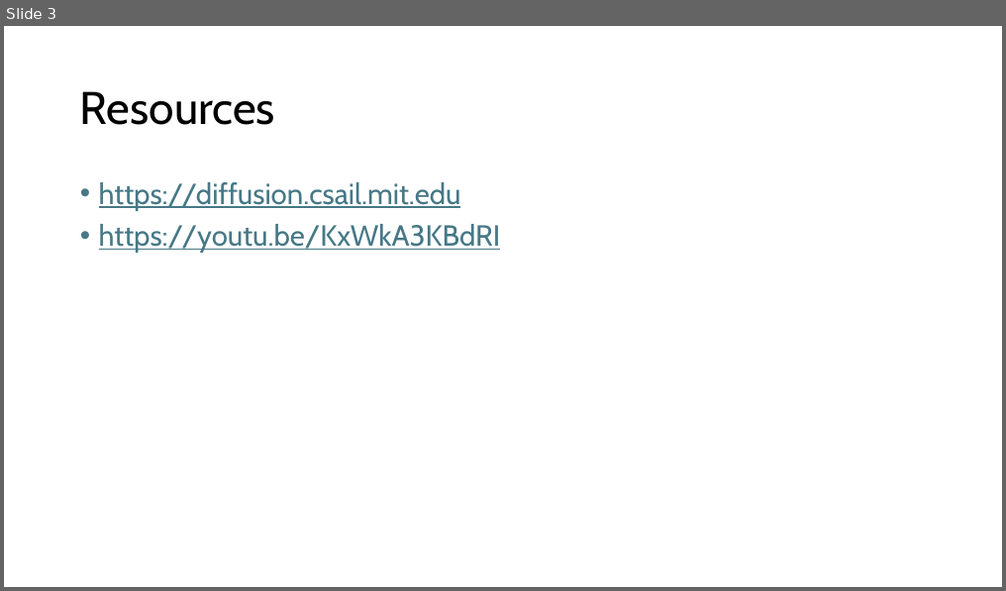
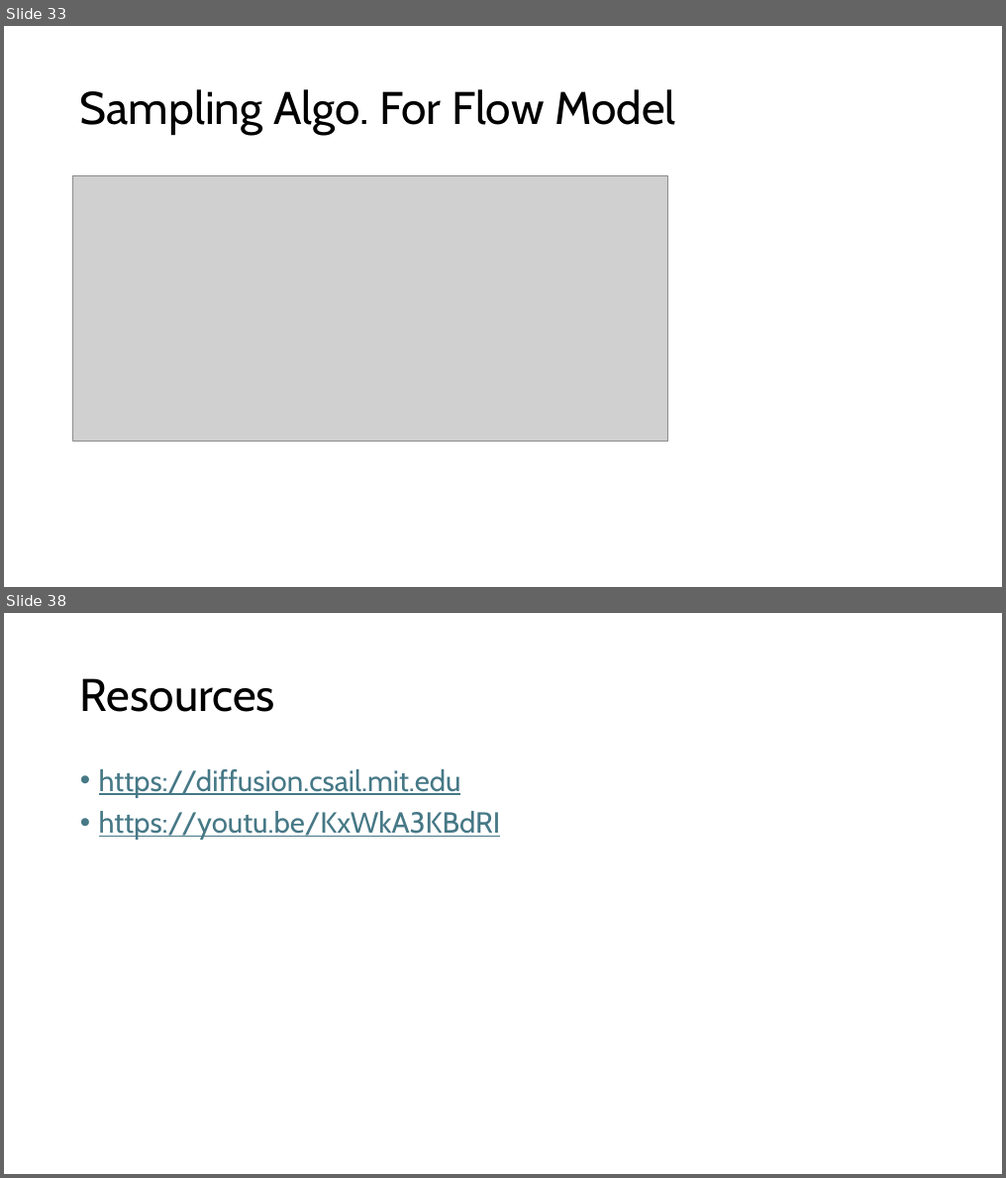
Before and after one commit to SOKOUDJOU-LEOPOLD/Learning-Flow-Matching, a slide deck: Flow Matching.pptx. Shown one above the other, each under a label of ours: slide 3 before the commit, slides 33 and 38 after it; the slides between them are not shown. The pictures are 1006x591 and 1006x1178 pixels, drawn with LibreOffice and Linux fonts; fonts in the diff are those of the drawing; grey boxes stand for pictures. Boxes give left, top, right and bottom in pixels: in the first picture for what was removed or moved away, otherwise in the second. Text is boxed around its words. In the diff, an @@ line names an element or a change of style, - is before the commit and + after.

```diff
--- a/Flow Matching.pptx
+++ b/Flow Matching.pptx
@@ slide 33 added at [4, 26, 1002, 587], background #FFFFFF @@
@@ title added at [80, 89, 676, 135], 44 pt, text #000000 @@
+Sampling Algo. For Flow Model
@@ picture added at [73, 175, 668, 442] @@
@@ what was slide 3 is now slide 38 @@
```
Also in this commit, not shown: 1 slide changed, 34 other slides added, 3 other files.
